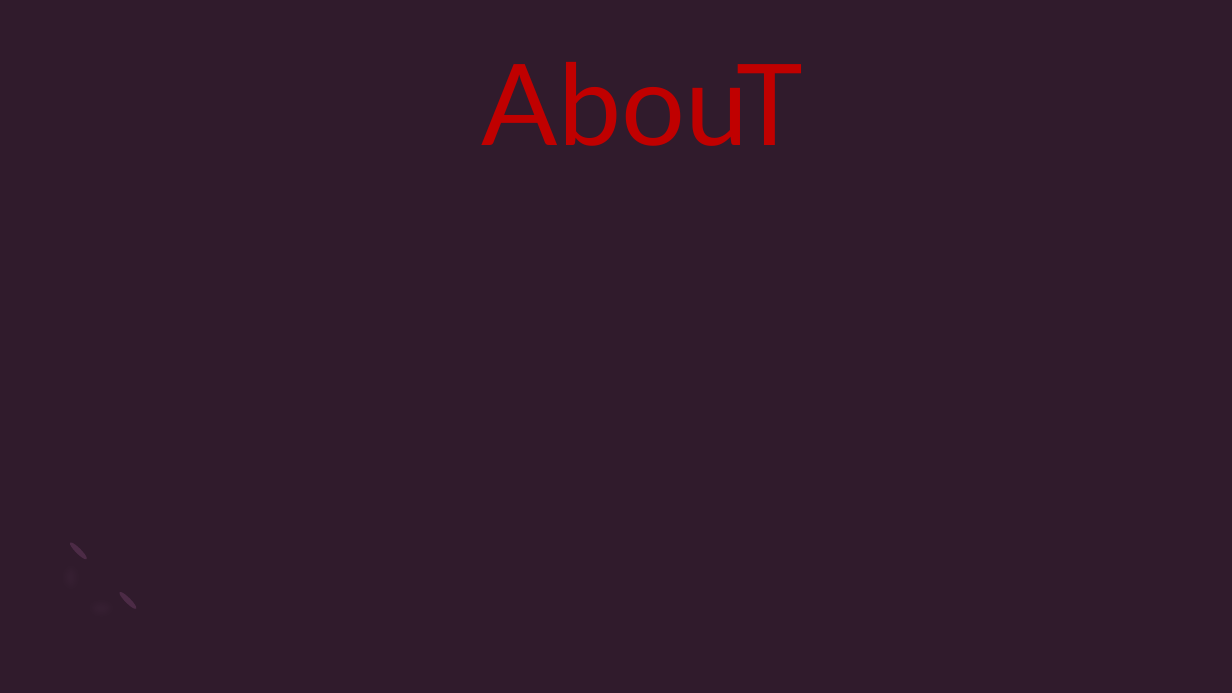
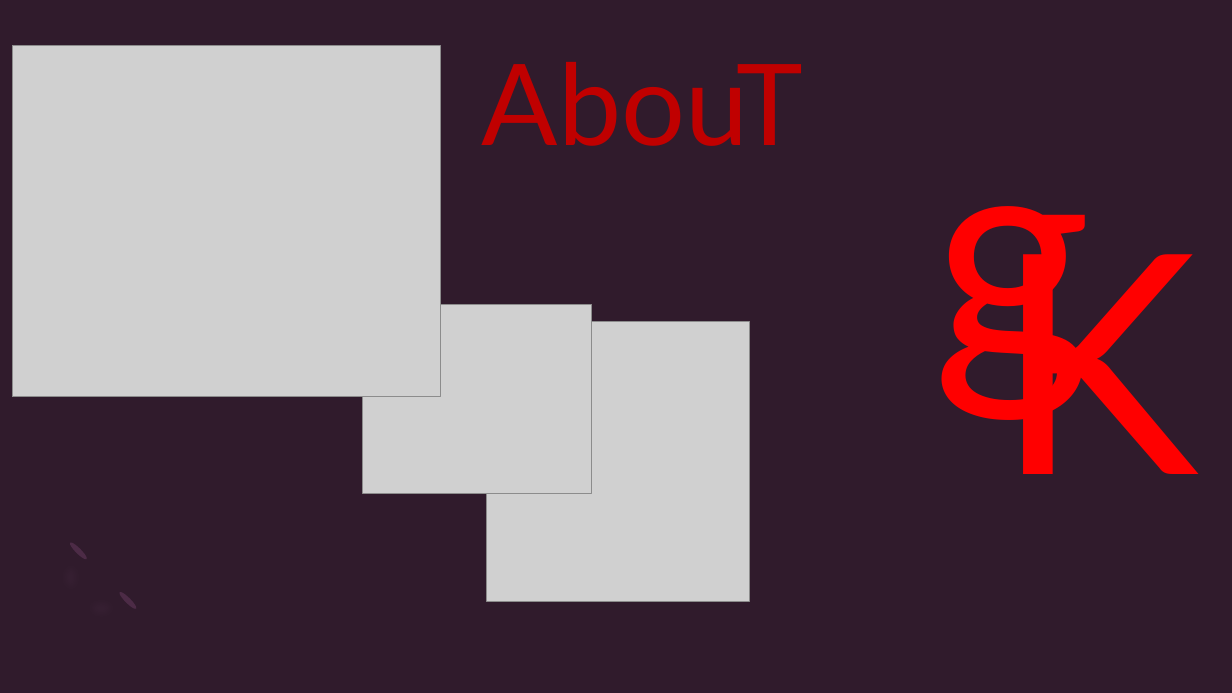
Before and after one commit to GLIKCH/GK_WEB_APP, a slide deck: slide 2 of GKPPROJ/GK_LOGOS.pptx. Drawn at 1232x693 pixels with LibreOffice and Linux fonts; fonts in the diff are those of the drawing; grey boxes stand for pictures. Boxes give left, top, right and bottom in pixels: in the first picture for what was removed or moved away, otherwise in the second. Text is boxed around its words. In the diff, an @@ line names an element or a change of style, - is before the commit and + after.

```diff
--- a/GKPPROJ/GK_LOGOS.pptx
+++ b/GKPPROJ/GK_LOGOS.pptx
@@ picture added at <box>12,46,441,397</box> @@
@@ text added at <box>932,206,1091,418</box>, 239 pt, text gradient #FFC000 to #FF0000 to #C00000 @@
+g
@@ text added at <box>995,207,1198,474</box>, 239 pt, text gradient #FF0000 to #FFC000 @@
+K
@@ picture added at <box>362,304,592,494</box> @@
@@ picture added at <box>486,322,750,602</box> @@
```
Also in this commit, not shown: 21 other files.
